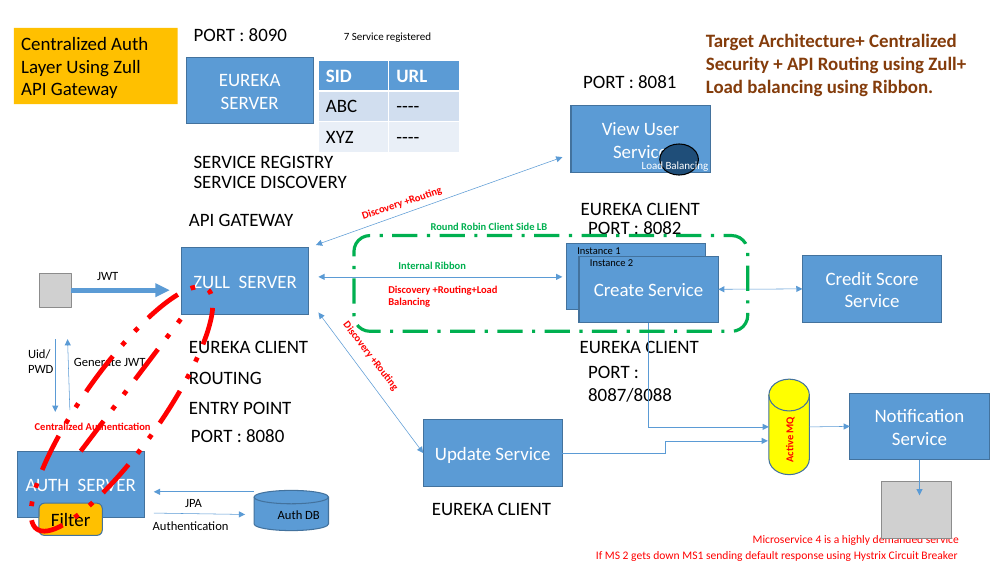
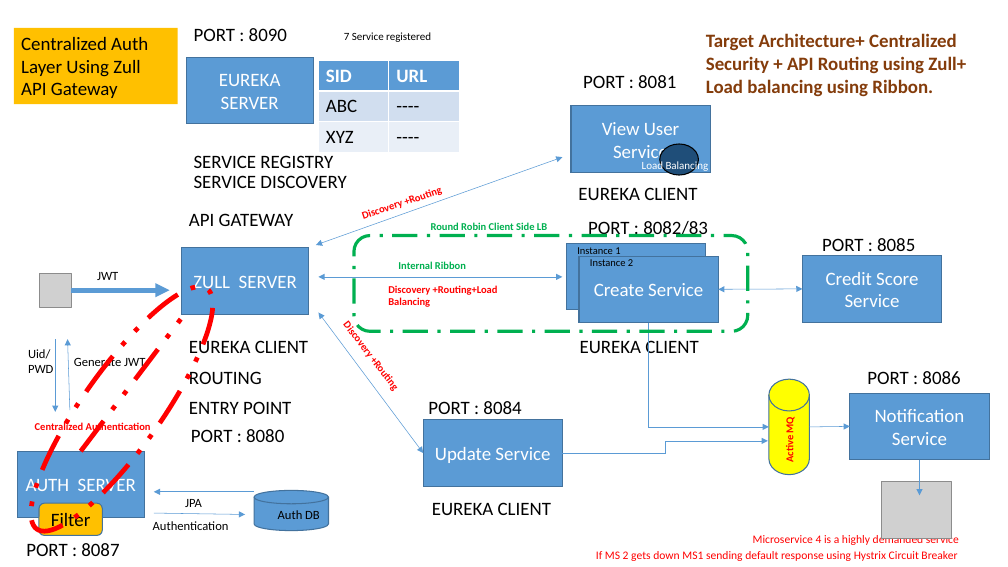
Before and after one commit to krishmetalhead/microservices, a slide deck: slide 22 of Microservice_Architecture_Defined.pptx. Drawn at 1008x567 pixels with LibreOffice and Linux fonts; fonts in the diff are those of the drawing; grey boxes stand for pictures. Boxes give left, top, right and bottom in pixels: in the first picture for what was removed or moved away, otherwise in the second. Text is boxed around its words. In the diff, an @@ line names an element or a change of style, - is before the commit and + after.

Commit message:
Updated on 14/01/2019
Updated on 14/01/2019

```diff
--- a/Microservice_Architecture_Defined.pptx
+++ b/Microservice_Architecture_Defined.pptx
@@ text "EUREKA CLIENT": place and size @@
-text "EUREKA CLIENT" at box(581, 202, 700, 215)
+text "EUREKA CLIENT" at box(578, 187, 697, 200)
@@ text at box(588, 221, 708, 237): text changed @@
-PORT : 8082
+PORT : 8082/83
@@ text added at box(822, 238, 915, 257), 18 pt, text #000000 @@
+PORT : 8085
@@ text added at box(867, 371, 960, 384), 18 pt, text #000000 @@
+PORT : 8086
@@ text added at box(428, 401, 521, 414), 18 pt, text #000000 @@
+PORT : 8084
@@ text at box(26, 543, 119, 556): text changed @@
-PORT : 8087/8088
+PORT : 8087
```
